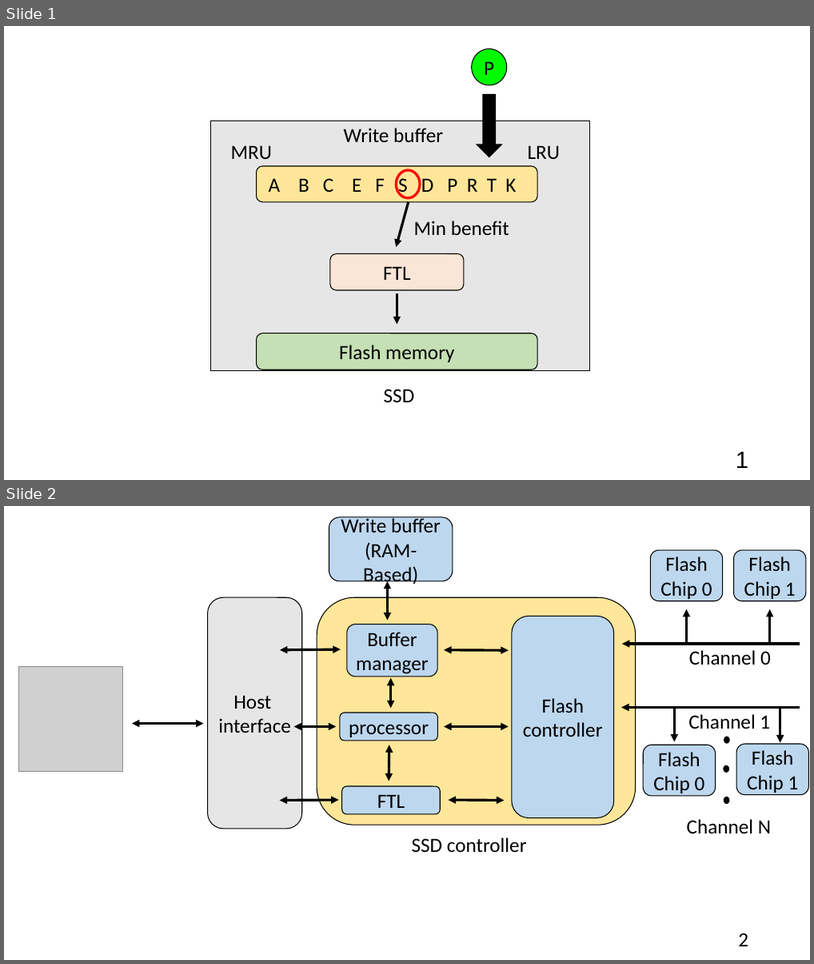
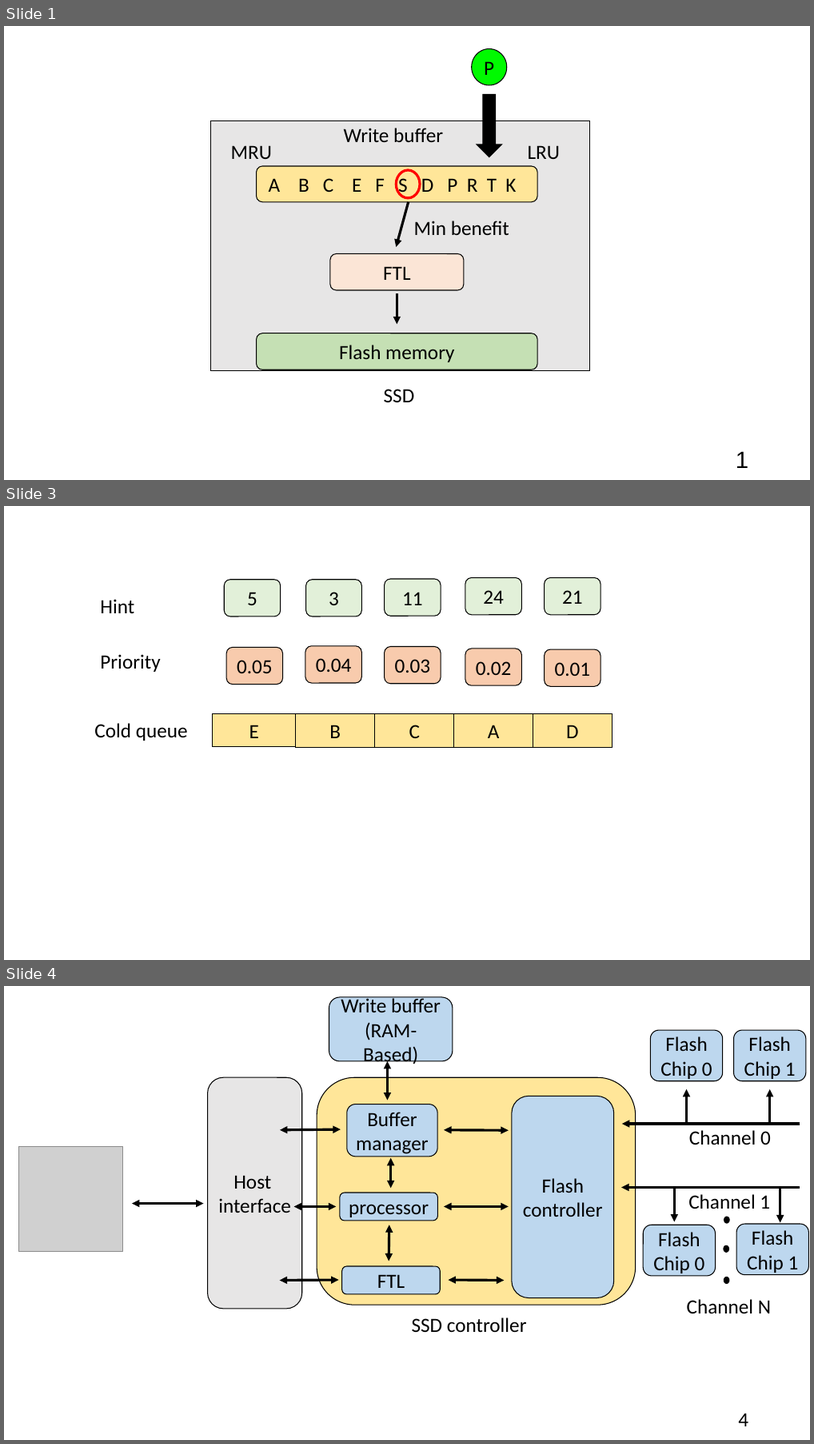
Before and after one commit to andrew841018/disksim_github, a slide deck: 論文相關/論文(插圖、實驗相關)/論文所需圖表.pptx. Shown one above the other, each under a label of ours: slides 1 and 2 before the commit, slides 1, 3 and 4 after it; the slides between them are not shown. The pictures are 814x964 and 814x1444 pixels, drawn with LibreOffice and Linux fonts; fonts in the diff are those of the drawing; grey boxes stand for pictures. Boxes give left, top, right and bottom in pixels: in the first picture for what was removed or moved away, otherwise in the second. Text is boxed around its words. In the diff, an @@ line names an element or a change of style, - is before the commit and + after.

```diff
--- a/論文相關/論文(插圖、實驗相關)/論文所需圖表.pptx
+++ b/論文相關/論文(插圖、實驗相關)/論文所需圖表.pptx
@@ slide 3 added at (4,506,810,960), background #FFFFFF @@
@@ rounded rectangle added at (466,577,522,614), fill #E2F0D9, outline #000000 1 pt, 24 pt, text #000000 @@
+24
@@ rounded rectangle added at (545,577,601,614), fill #E2F0D9, outline #000000 1 pt, 24 pt, text #000000 @@
+21
@@ text added at (100,599,134,613), 24 pt, text #000000 @@
+Hint
@@ rounded rectangle added at (224,579,281,616), fill #E2F0D9, outline #000000 1 pt, 24 pt, text #000000 @@
+5
@@ rounded rectangle added at (306,579,362,616), fill #E2F0D9, outline #000000 1 pt, 24 pt, text #000000 @@
+3
@@ rounded rectangle added at (385,579,441,616), fill #E2F0D9, outline #000000 1 pt, 24 pt, text #000000 @@
+11
@@ rounded rectangle added at (226,647,283,684), fill #F8CBAD, outline #000000 1 pt, 24 pt, text #000000 @@
+0.05
@@ rounded rectangle added at (306,646,362,683), fill #F8CBAD, outline #000000 1 pt, 24 pt, text #000000 @@
+0.04
@@ rounded rectangle added at (385,646,441,684), fill #F8CBAD, outline #000000 1 pt, 24 pt, text #000000 @@
+0.03
@@ rounded rectangle added at (466,648,522,685), fill #F8CBAD, outline #000000 1 pt, 24 pt, text #000000 @@
+0.02
@@ rounded rectangle added at (545,649,601,686), fill #F8CBAD, outline #000000 1 pt, 24 pt, text #000000 @@
+0.01
@@ text added at (100,654,160,672), 24 pt, text #000000 @@
+Priority
@@ rectangle added at (213,713,296,747), fill #FFE699, outline #000000 1 pt, 24 pt, text #000000 @@
+E
@@ rectangle added at (296,713,375,747), fill #FFE699, outline #000000 1 pt, 24 pt, text #000000 @@
+B
@@ rectangle added at (375,713,454,747), fill #FFE699, outline #000000 1 pt, 24 pt, text #000000 @@
+C
@@ rectangle added at (454,713,534,747), fill #FFE699, outline #000000 1 pt, 24 pt, text #000000 @@
+A
@@ rectangle added at (534,713,613,747), fill #FFE699, outline #000000 1 pt, 24 pt, text #000000 @@
+D
@@ text added at (94,723,188,740), 24 pt, text #000000 @@
+Cold queue
@@ what was slide 2 is now slide 4 @@
@@ page number at (738,1412,749,1426): text changed @@
-2
+4
```
Also in this commit, not shown: 1 slide changed, 2 other slides added, 17 other files.
